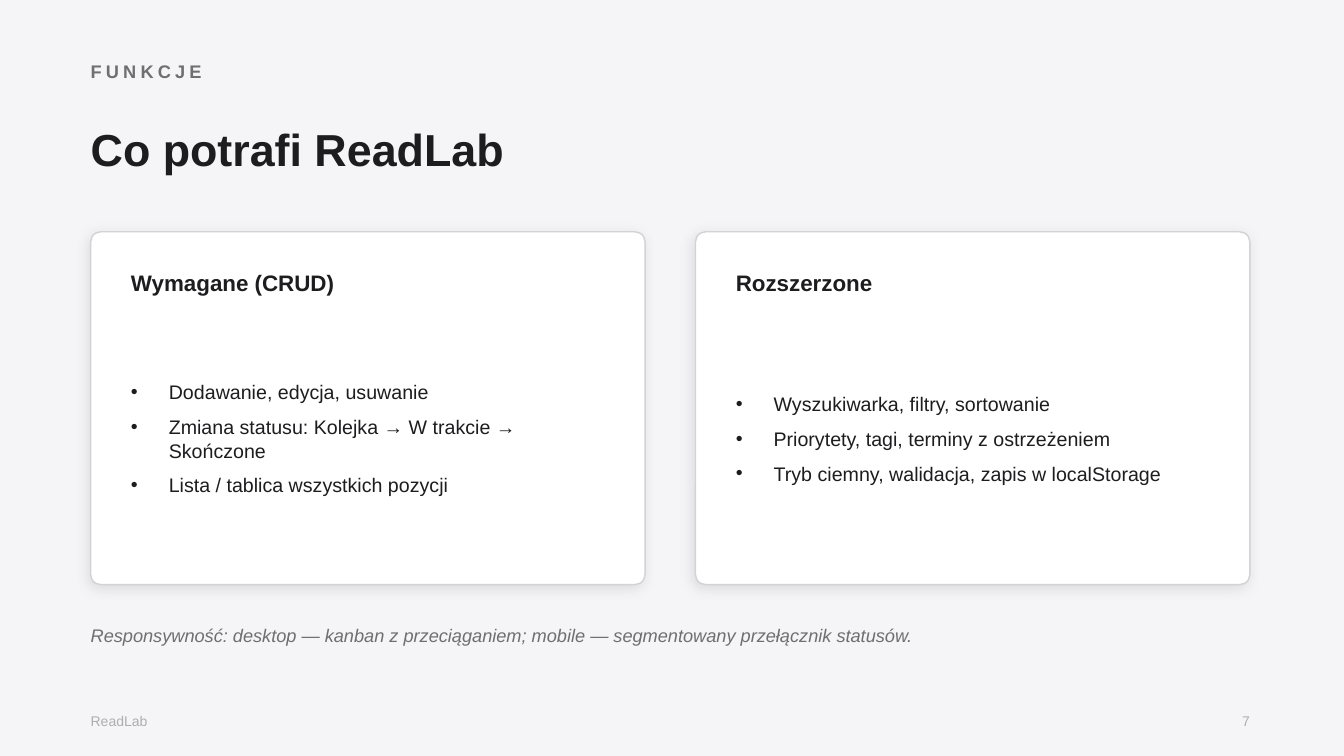
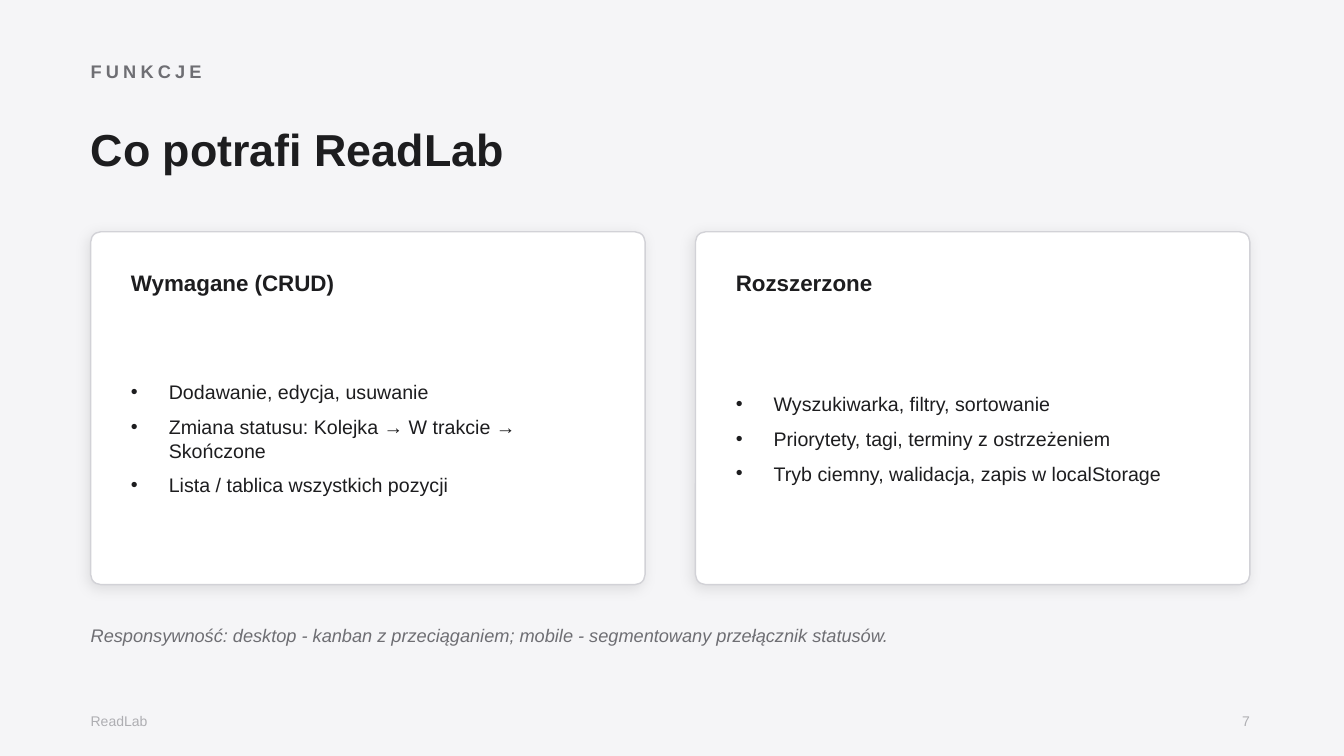
Before and after one commit to neumann1337/readlab, a slide deck: slide 7 of docs/ReadLab-prezentacja.pptx. Drawn at 1344x756 pixels with LibreOffice and Linux fonts; fonts in the diff are those of the drawing. Boxes give left, top, right and bottom in pixels: in the first picture for what was removed or moved away, otherwise in the second. Text is boxed around its words. In the diff, an @@ line names an element or a change of style, - is before the commit and + after.

```diff
--- a/docs/ReadLab-prezentacja.pptx
+++ b/docs/ReadLab-prezentacja.pptx
@@ text at (91, 628, 888, 646): text changed @@
-Responsywność: desktop — kanban z przeciąganiem; mobile — segmentowany przełącznik statusów.
+Responsywność: desktop - kanban z przeciąganiem; mobile - segmentowany przełącznik statusów.
```
Also in this commit, not shown: 4 other slides changed, 1 other file.
